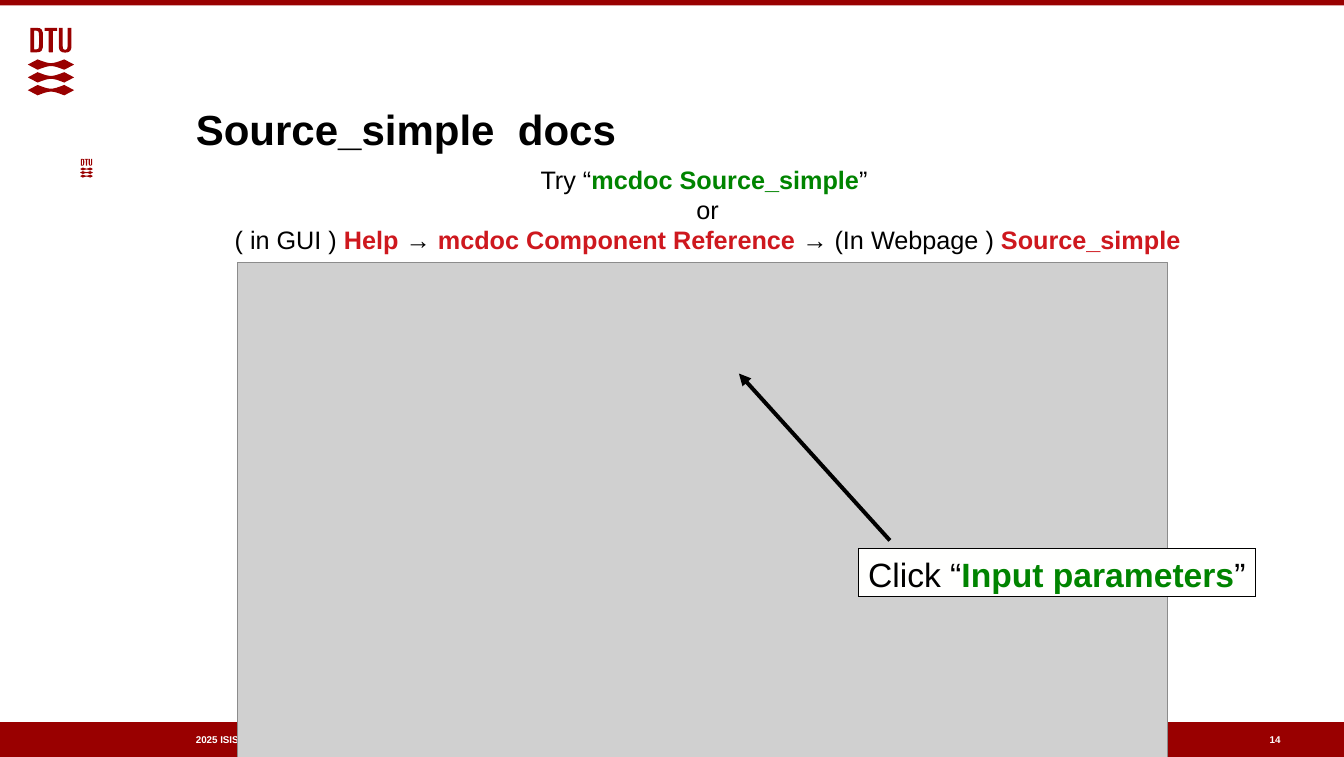
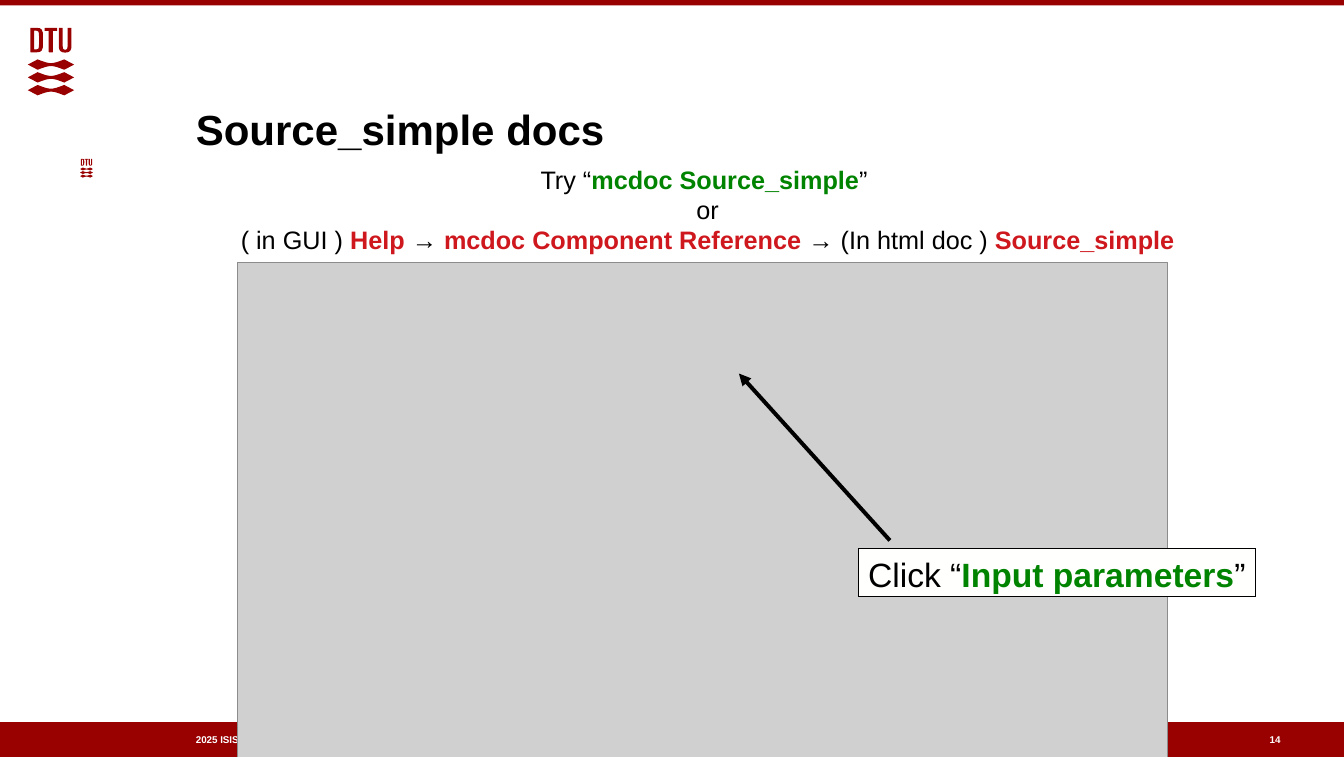
Before and after one commit to mccode-dev/Schools, a slide deck: slide 14 of 2025/ISIS_November_2025/1_Tuesday_November_4th/2_Component_basics/odp/2_Sources_and_Monitors_part1.odp. Drawn at 1344x757 pixels with LibreOffice and Linux fonts; fonts in the diff are those of the drawing; grey boxes stand for pictures; background and template pictures are left out. Boxes give left, top, right and bottom in pixels: in the first picture for what was removed or moved away, otherwise in the second. Text is boxed around its words. In the diff, an @@ line names an element or a change of style, - is before the commit and + after.

```diff
--- a/2025/ISIS_November_2025/1_Tuesday_November_4th/2_Component_basics/odp/2_Sources_and_Monitors_part1.odp
+++ b/2025/ISIS_November_2025/1_Tuesday_November_4th/2_Component_basics/odp/2_Sources_and_Monitors_part1.odp
@@ title "Source_simple docs" rewrapped from box(196, 114, 616, 154) to box(196, 114, 604, 154) @@
@@ text at box(256, 230, 1174, 255): text changed @@
-( in GUI ) Help → mcdoc Component Reference → (In Webpage ) Source_simple
+( in GUI ) Help → mcdoc Component Reference → (In html doc ) Source_simple
```
Also in this commit, not shown: 2 other slides changed, 1 other file.
